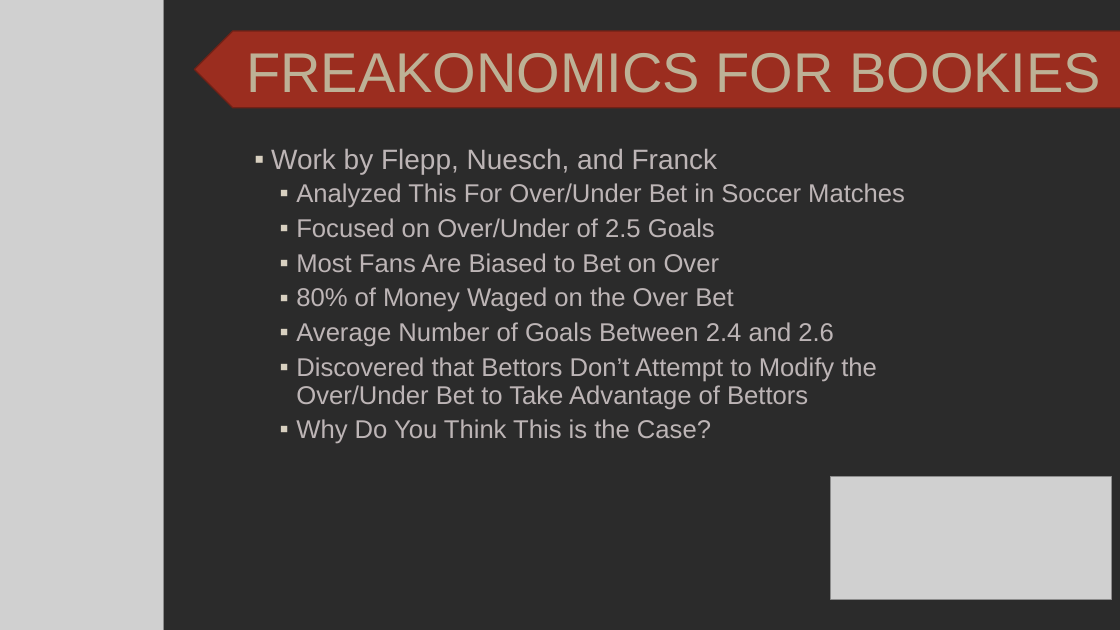
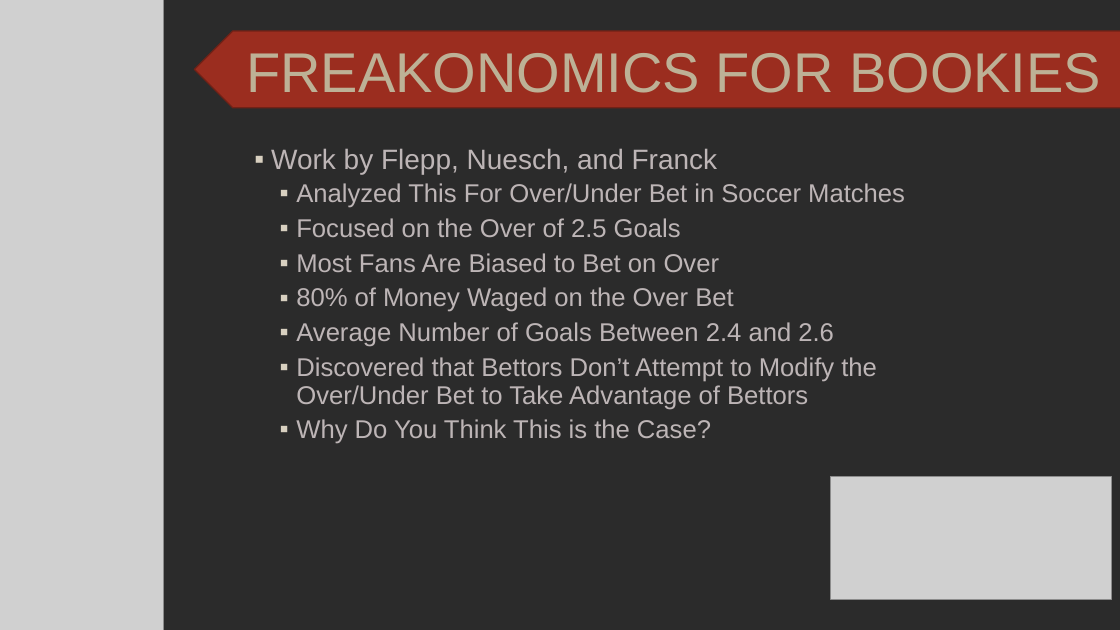
Before and after one commit to SuperMarioGiacomazzo/STOR538_WEBSITE, a slide deck: slide 21 of Slides/Gambling 1/Gambling_1_Lecture.pptx. Drawn at 1120x630 pixels with LibreOffice and Linux fonts; fonts in the diff are those of the drawing; grey boxes stand for pictures; background and template pictures are left out; a plain dark background stands for a picture behind light text. Boxes give left, top, right and bottom in pixels: in the first picture for what was removed or moved away, otherwise in the second. Text is boxed around its words. In the diff, an @@ line names an element or a change of style, - is before the commit and + after.

```diff
--- a/Slides/Gambling 1/Gambling_1_Lecture.pptx
+++ b/Slides/Gambling 1/Gambling_1_Lecture.pptx
@@ text at <box>296,218,681,237</box>: text changed @@
-  ▪ Focused on Over/Under of 2.5 Goals
+  ▪ Focused on the Over of 2.5 Goals
```
Also in this commit, not shown: 1 other file.
